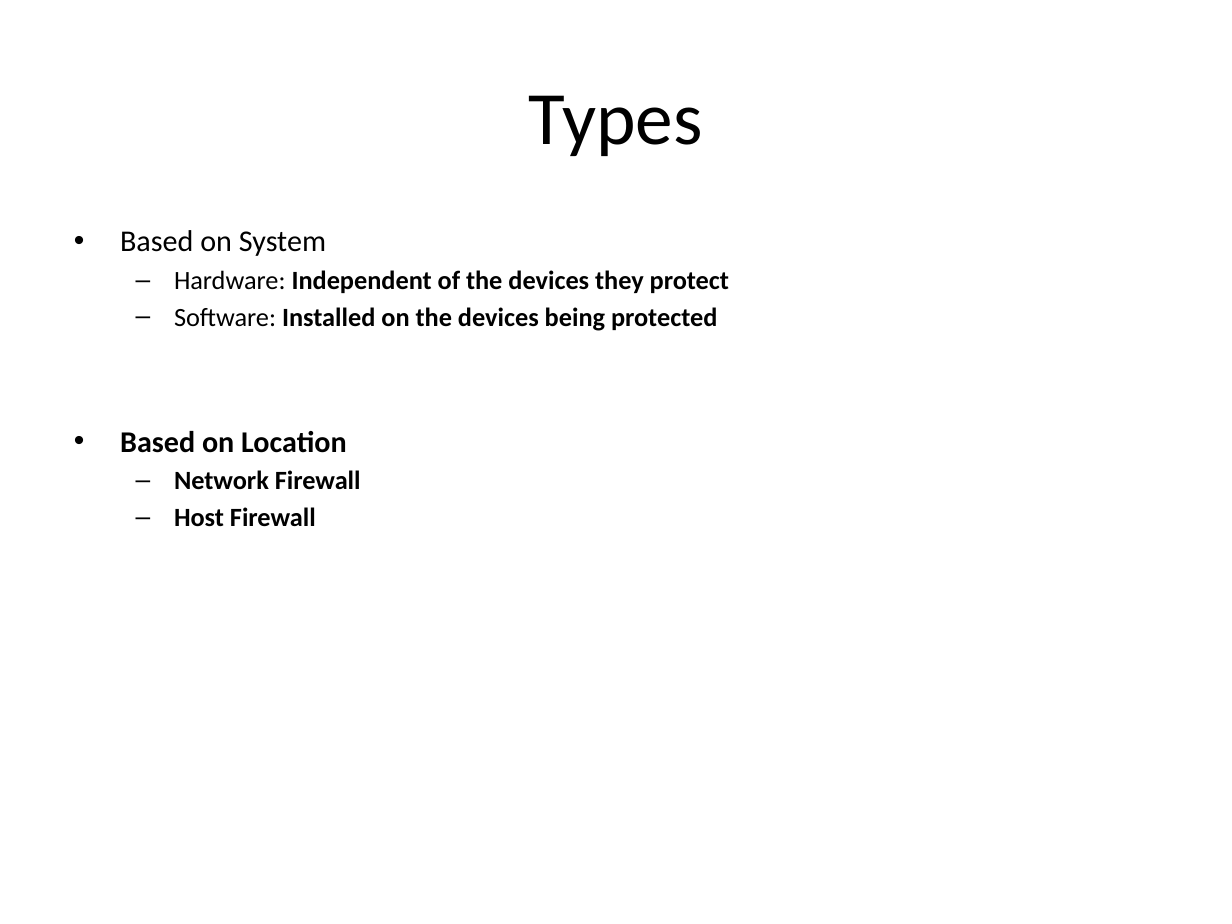
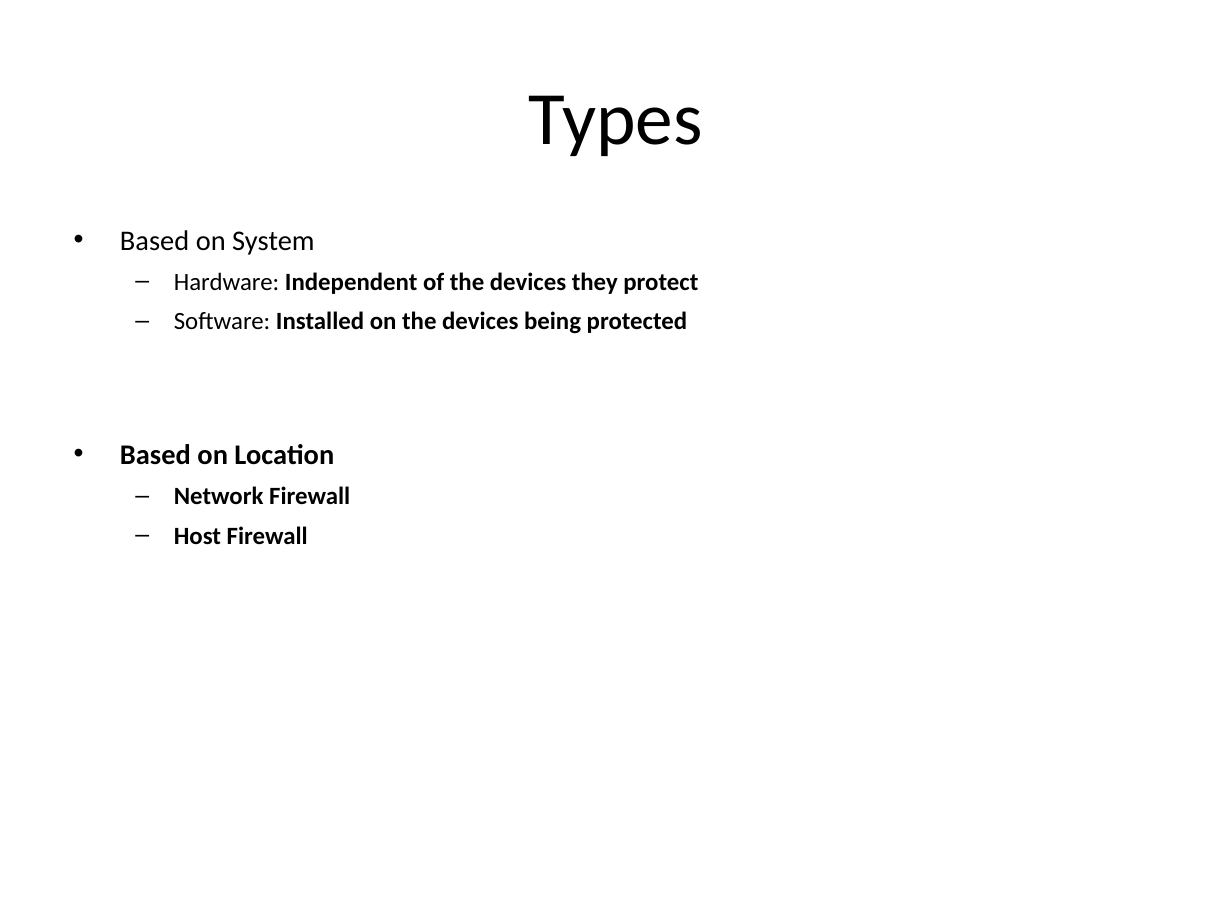
Before and after one commit to VatsalBhuva11/college, a slide deck: slide 3 of Sem 5/CS/notes/network-security/firewall.pptx. Drawn at 1232x924 pixels with LibreOffice and Linux fonts; fonts in the diff are those of the drawing. Boxes give left, top, right and bottom in pixels: in the first picture for what was removed or moved away, otherwise in the second. Text is boxed around its words. In the diff, an @@ line names an element or a change of style, - is before the commit and + after.

```diff
--- a/Sem 5/CS/notes/network-security/firewall.pptx
+++ b/Sem 5/CS/notes/network-security/firewall.pptx
@@ text "Based on System" at bbox=[120, 230, 698, 505]: size 17.6 to 16.6 pt in "Based on System", "Based on Location"; size 15.4 to 14.6 pt in "Hardware: Independent of the devices they protect", "Software: Installed on the devices being protected", "Network Firewall", "Host Firewall"; more space between paragraphs @@
```
Also in this commit, not shown: 8 other slides changed, 5 other files.
